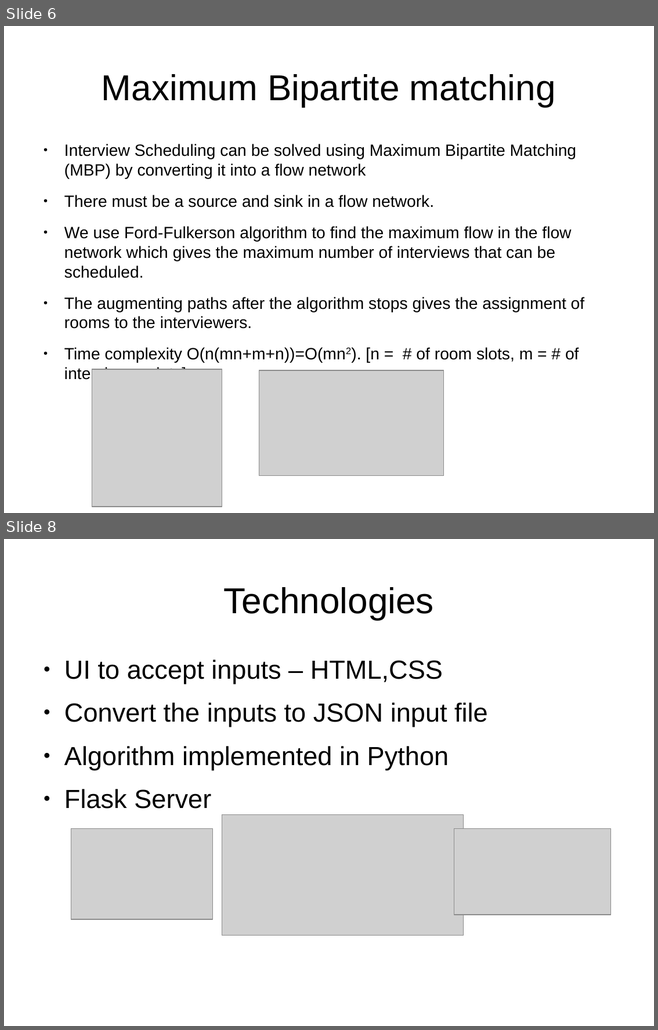
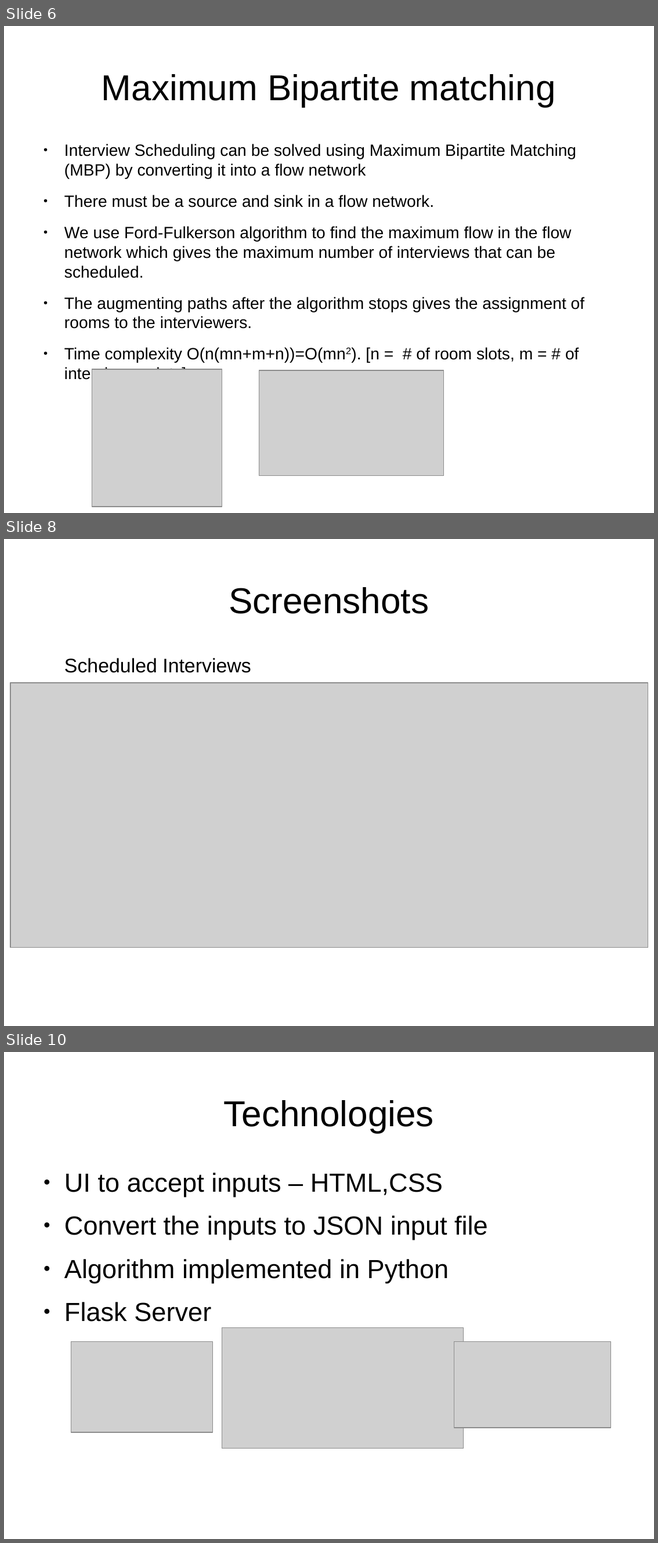
Before and after one commit to akankshaD/Amazon-s-Project, a slide deck: Amazon ppt.odp. Shown one above the other, each under a label of ours: slides 6 and 8 before the commit, slides 6, 8 and 10 after it; the slides between them are not shown. The pictures are 658x1030 and 658x1543 pixels, drawn with LibreOffice and Linux fonts; fonts in the diff are those of the drawing; grey boxes stand for pictures. Boxes give left, top, right and bottom in pixels: in the first picture for what was removed or moved away, otherwise in the second. Text is boxed around its words. In the diff, an @@ line names an element or a change of style, - is before the commit and + after.

```diff
--- a/Amazon ppt.odp
+++ b/Amazon ppt.odp
@@ slide 8 added at (4,539,654,1026), background #FFFFFF @@
@@ title added at (228,587,429,614), 44 pt, text #000000 @@
+Screenshots
@@ text added at (64,658,250,673), 24 pt, text #000000 @@
+Scheduled Interviews
@@ picture added at (10,683,648,948) @@
@@ what was slide 8 is now slide 10 @@
```
Also in this commit, not shown: 2 other slides added, 1 slide removed.
